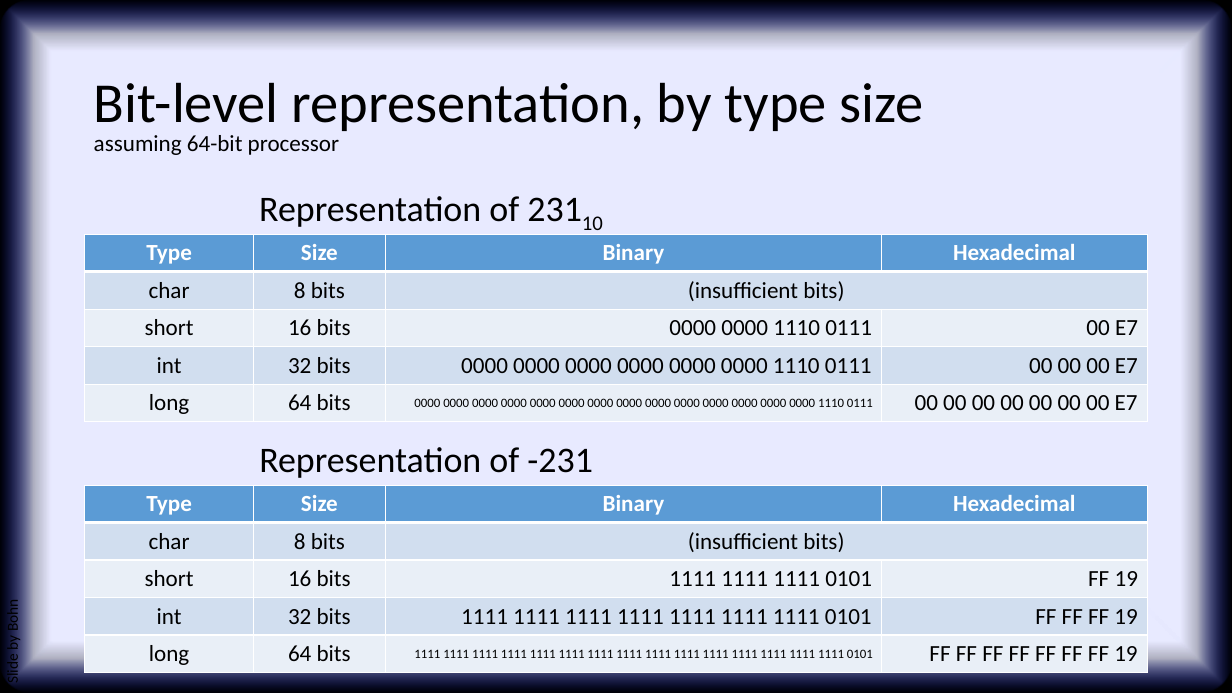
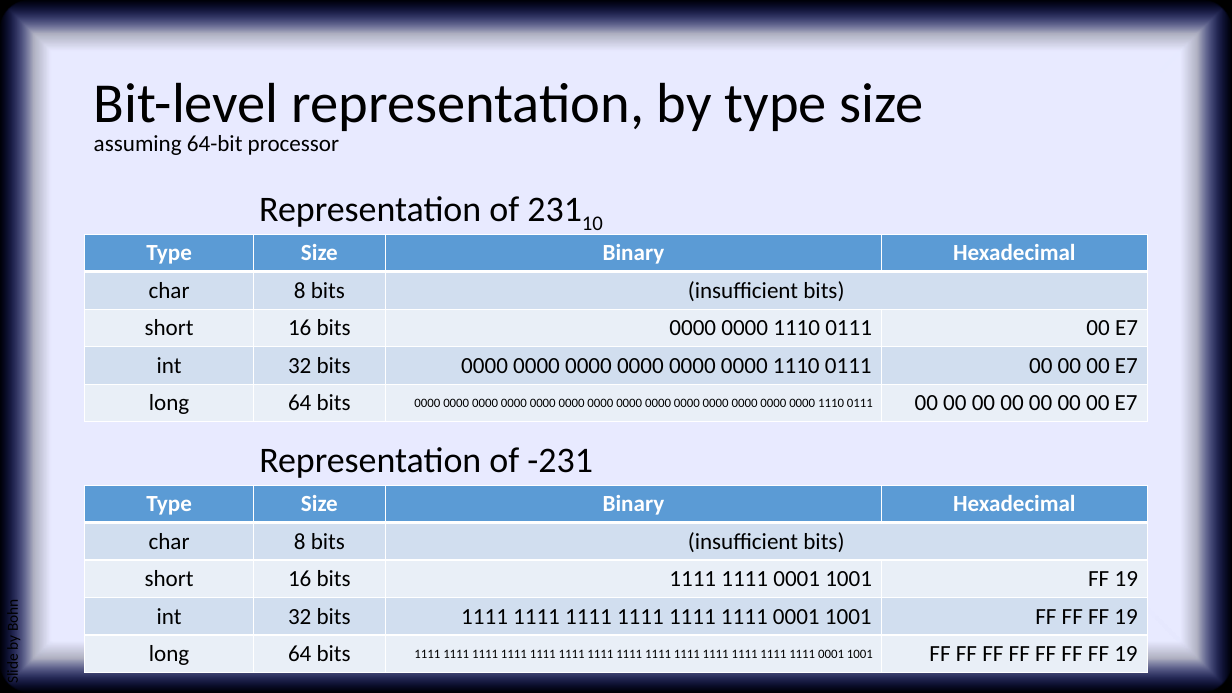
Before and after one commit to PHSI-supplements/slides, a slide deck: slide 19 of chap03.pptx. Drawn at 1232x693 pixels with LibreOffice and Linux fonts; fonts in the diff are those of the drawing; background and template pictures are left out. Boxes give left, top, right and bottom in pixels: in the first picture for what was removed or moved away, otherwise in the second. Text is boxed around its words. In the diff, an @@ line names an element or a change of style, - is before the commit and + after.

```diff
--- a/chap03.pptx
+++ b/chap03.pptx
@@ table at <box>85,485,1149,673</box> @@
-row 3, column 3: 1111 1111 1111 0101
+row 3, column 3: 1111 1111 0001 1001
-row 4, column 3: 1111 1111 1111 1111 1111 1111 1111 0101
+row 4, column 3: 1111 1111 1111 1111 1111 1111 0001 1001
-row 5, column 3: 1111 1111 1111 1111 1111 1111 1111 1111 1111 1111 1111 1111 1111 1111 1111 0101
+row 5, column 3: 1111 1111 1111 1111 1111 1111 1111 1111 1111 1111 1111 1111 1111 1111 0001 1001
```
Also in this commit, not shown: 1 other slide changed, 4 other files.
